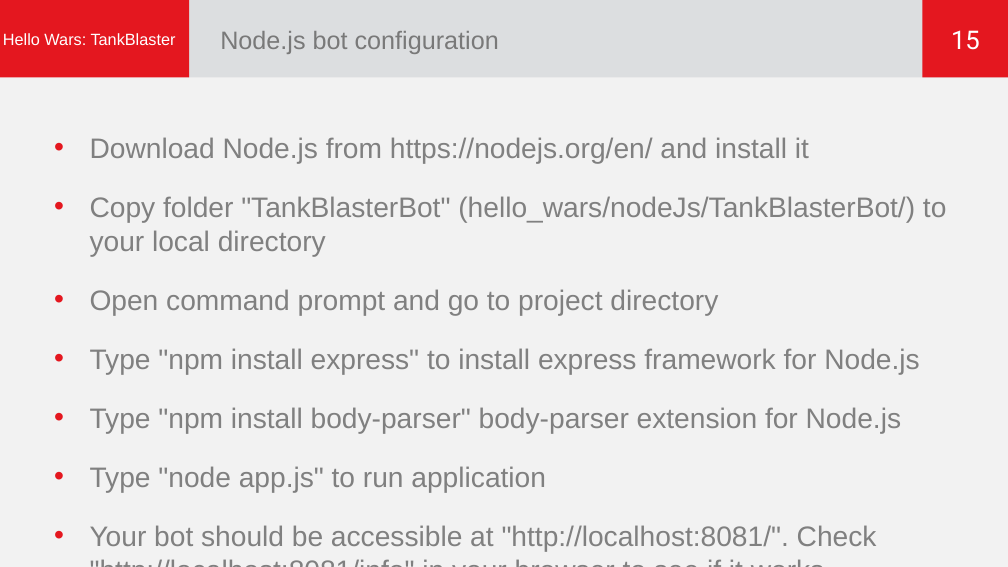
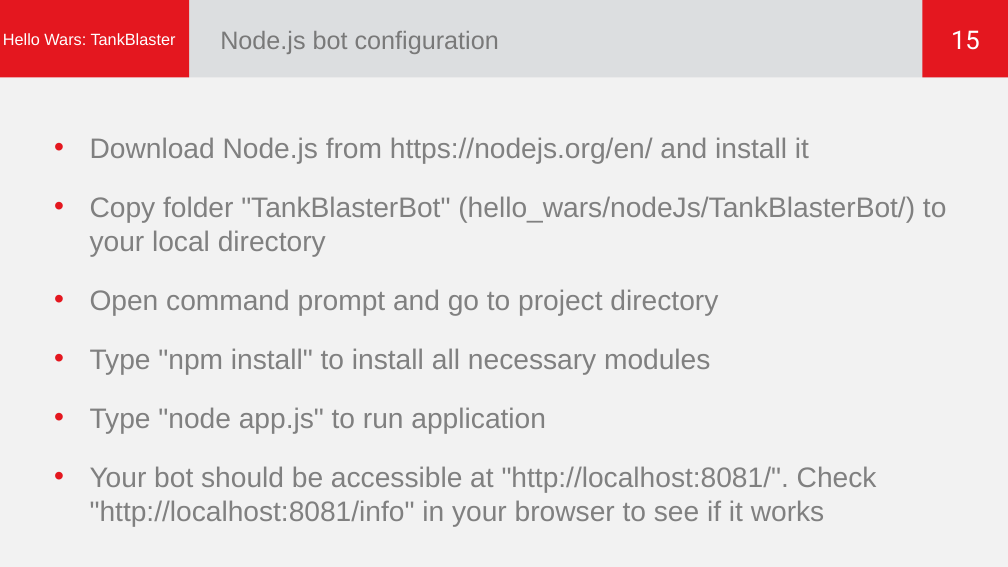
Before and after one commit to michalczerwinski/hello_wars, a slide deck: slide 15 of Documentation/HelloWars - TankBlaster.pptx. Drawn at 1008x567 pixels with LibreOffice and Linux fonts; fonts in the diff are those of the drawing. Boxes give left, top, right and bottom in pixels: in the first picture for what was removed or moved away, otherwise in the second. Text is boxed around its words. In the diff, an @@ line names an element or a change of style, - is before the commit and + after.

```diff
--- a/Documentation/HelloWars - TankBlaster.pptx
+++ b/Documentation/HelloWars - TankBlaster.pptx
@@ text at (x1=90, y1=348, x2=710, y2=374): text changed @@
-• Type "npm install express" to install express framework for Node.js
-• Type "npm install body-parser" body-parser extension for Node.js
+• Type "npm install" to install all necessary modules
```
Also in this commit, not shown: 2 other files.
